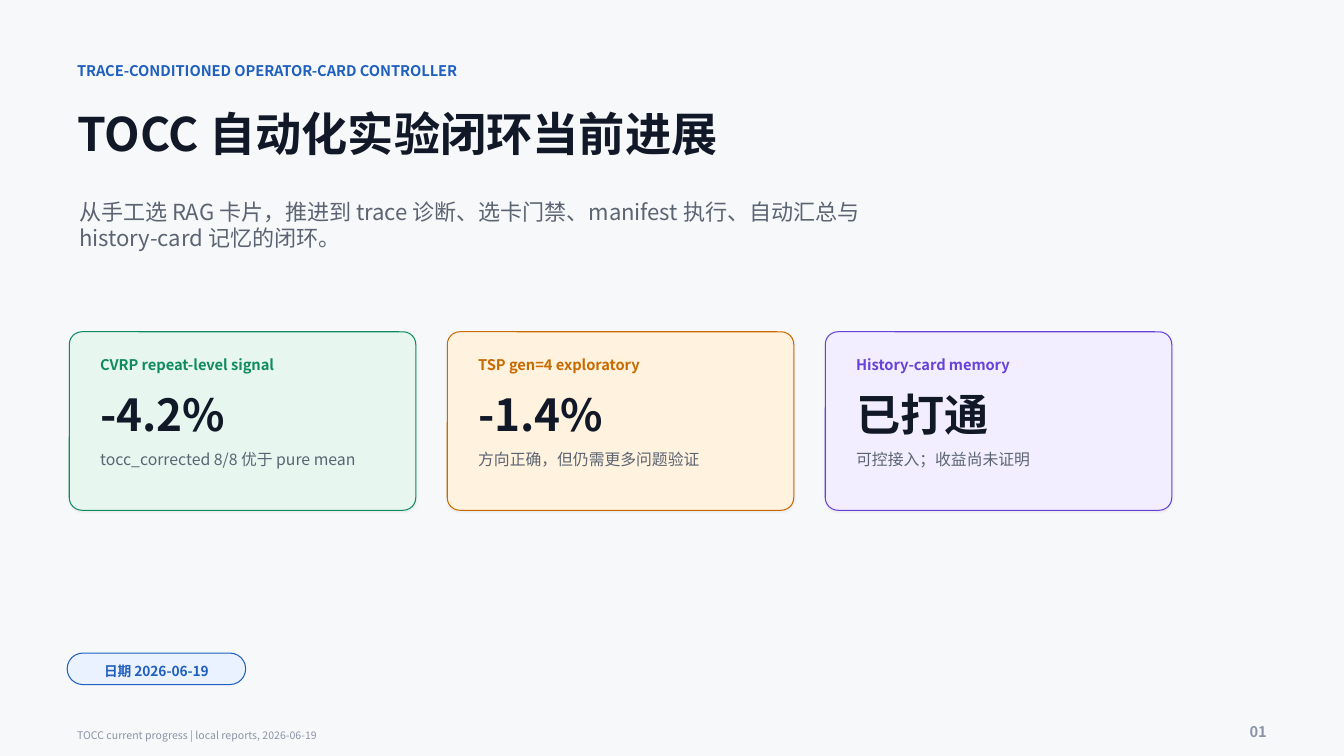
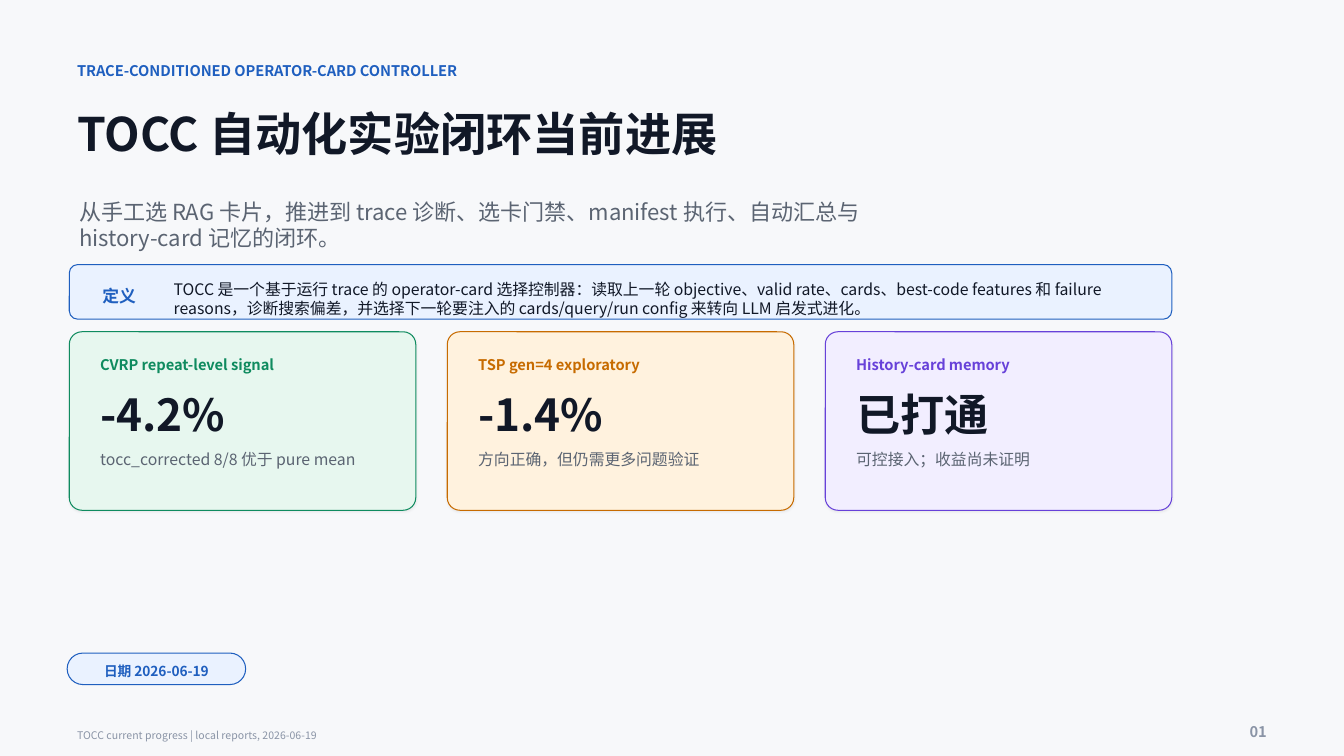
Before and after one commit to gjd12345/agent_go, a slide deck: slide 1 of eoh_go_workspace/reports/auto_experiment_reports/tocc_current_progress_20260619.pptx. Drawn at 1344x756 pixels with LibreOffice and Linux fonts; fonts in the diff are those of the drawing. Boxes give left, top, right and bottom in pixels: in the first picture for what was removed or moved away, otherwise in the second. Text is boxed around its words. In the diff, an @@ line names an element or a change of style, - is before the commit and + after.

Commit message:
docs(tocc): add explicit TOCC definition to deck

```diff
--- a/eoh_go_workspace/reports/auto_experiment_reports/tocc_current_progress_20260619.pptx
+++ b/eoh_go_workspace/reports/auto_experiment_reports/tocc_current_progress_20260619.pptx
@@ rounded rectangle added at [70,264,1173,319], fill #EAF2FF, outline #1F5FBF 0.75 pt @@
@@ text added at [102,287,136,304], 12 pt, text #1F5FBF, bold @@
+定义
@@ text added at [174,281,1102,319], 11.2 pt, text #111827 @@
+TOCC 是一个基于运行 trace 的 operator-card 选择控制器：读取上一轮 objective、valid rate、cards、best-code features 和 failure reasons，诊断搜索偏差，并选择下一轮要注入的 cards/query/run config 来转向 LLM 启发式进化。
```
Also in this commit, not shown: 1 other slide changed.
